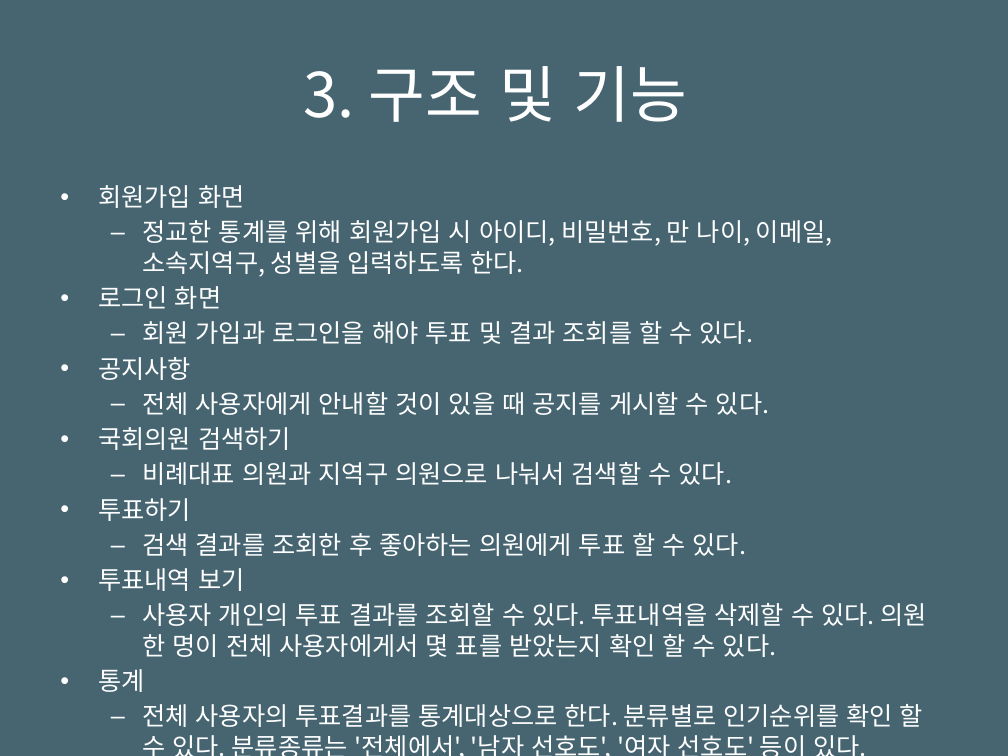
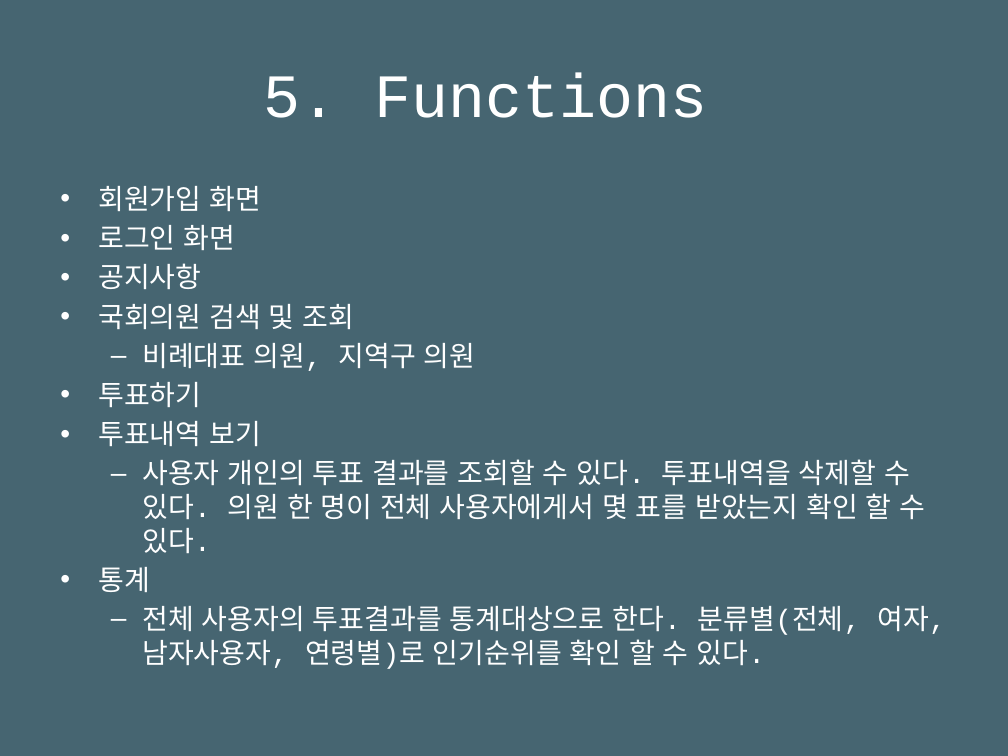
Before and after one commit to csheesun/Politico-Review, a slide deck: slide 6 of PoliticoReview_docs/발표자료(Presentation Meterials)_1410641_이희선.pptx. Drawn at 1008x756 pixels with LibreOffice and Linux fonts; fonts in the diff are those of the drawing. Boxes give left, top, right and bottom in pixels: in the first picture for what was removed or moved away, otherwise in the second. Text is boxed around its words. In the diff, an @@ line names an element or a change of style, - is before the commit and + after.

```diff
--- a/PoliticoReview_docs/발표자료(Presentation Meterials)_1410641_이희선.pptx
+++ b/PoliticoReview_docs/발표자료(Presentation Meterials)_1410641_이희선.pptx
@@ title at [264, 74, 707, 118]: text changed; font Noto Sans CJK KR to Courier New @@
-3. 구조 및 기능
+5. Functions
@@ text at [98, 186, 925, 592]: size 18 to 20 pt, font Noto Sans CJK KR to Courier New in "회원가입 화면", "로그인 화면", "공지사항", "투표하기" and 3 more places @@
@@ text at [142, 220, 833, 277]: paragraph removed @@
-  – 정교한 통계를 위해 회원가입 시 아이디, 비밀번호, 만 나이, 이메일, 소속지역구, 성별을 입력하도록 한다.
@@ text at [98, 304, 476, 371]: text changed; size 18 to 20 pt; font Noto Sans CJK KR to Courier New @@
-  – 전체 사용자에게 안내할 것이 있을 때 공지를 게시할 수 있다.
-• 국회의원 검색하기
-  – 비례대표 의원과 지역구 의원으로 나눠서 검색할 수 있다.
+• 국회의원 검색 및 조회
+  – 비례대표 의원, 지역구 의원
@@ text at [142, 321, 753, 344]: paragraph removed @@
-  – 회원 가입과 로그인을 해야 투표 및 결과 조회를 할 수 있다.
@@ text at [142, 533, 746, 556]: paragraph removed @@
-  – 검색 결과를 조회한 후 좋아하는 의원에게 투표 할 수 있다.
@@ text at [142, 606, 945, 669]: text changed; size 18 to 20 pt; font Noto Sans CJK KR to Courier New @@
-  – 전체 사용자의 투표결과를 통계대상으로 한다. 분류별로 인기순위를 확인 할 수 있다. 분류종류는 '전체에서', '남자 선호도', '여자 선호도' 등이 있다.
+  – 전체 사용자의 투표결과를 통계대상으로 한다. 분류별(전체, 여자, 남자사용자, 연령별)로 인기순위를 확인 할 수 있다.
```
Also in this commit, not shown: 7 other slides changed, 1 slide added, 1 slide removed, 13 other files.
